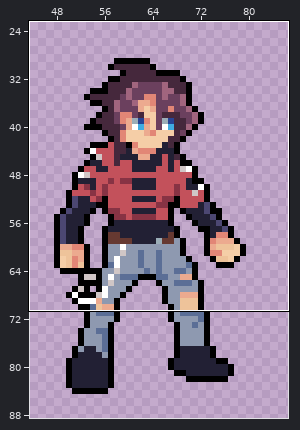
A pixel-art file gets an edit: libs/game-client/assets/units/placeholder.aseprite. The first picture is a wide view before the edit; the outline marks the close-up.
Close-up. Old version:
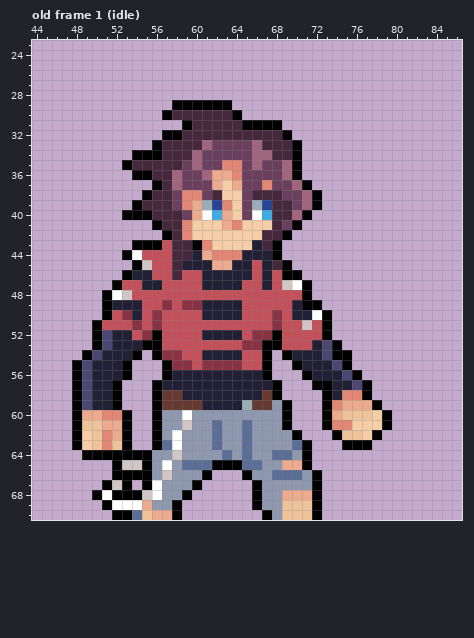
128x128 pixels, 1 frame. Shown: old frame 1 (idle): x 44..86, y 23..70. The wide view leaves out empty margins. The commit also changed other frames or places, which this record leaves out.
Once edited:
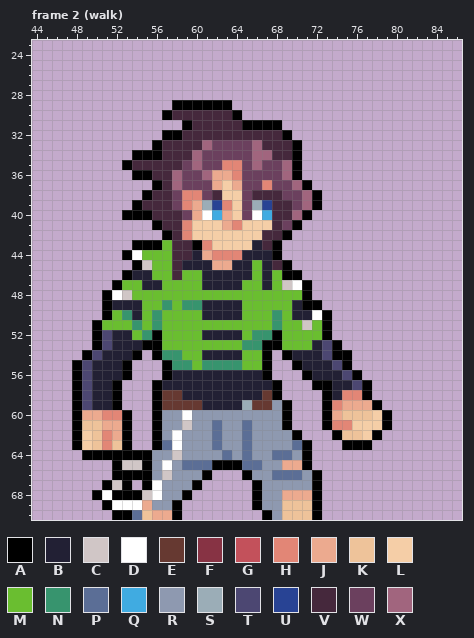
Palette (. is transparent): A #000000  B #222034  C #d0c6c6  D #ffffff  E #663931  F #873344  G #c3515b  H #e28676  J #ecaa8f  K #eec39a  L #f5cea7  M #6abe30  N #37946e  P #5b6e96  Q #40abe1  R #8e99b0  S #9badb7  T #4c4772  U #284394  V #45283c  W #6b405e  X #a1657e
A new or re-ordered frame is compared with the old frame closest to it.
What changed:
frames 1 -> 4
--- frame 2 (walk) is new; against old frame 1 (idle), layer "Layer 1"
@@ x 49..74 @@
 42 ........AVHLLLLLLLVVA.....
-43 .....AAAGVVAHLLLLBVA......
-44 ....ADGGGVVBJHHHBBBA......
-45 .....ACGGVBBBJJBBGBVA.....
-46 ....ABBGGVGGBBBBBGBGAA....
-47 ...AGGBBGGGGBBBBGGBGCDA...
-48 ..ADCGGGGGGGGGGGGGGGGGA...
-49 ..ABBBGGFGFFBBBBGGGGGBAA..
-50 ..AGFBGFGGGGBBBBGGGFGBBDA.
-51 .AGGGFGFGGGGGGGGGGGFGGCGA.
-52 .ATBBGFAGGGGBBBBGFFAGGGGA.
-53 .ATBBBAAGGGGGGGGFFAAGGGBTA
-54 ATBBBA.AFFGGBBBBGGA.ABBBTA
-55 TBBBA...AFFGFFFFGGA..ABBBT
+43 .....AAAMVVAHLLLLBVA......
+44 ....ADMMMVVBJHHHBBBA......
+45 .....ACMMVBBBJJBBMBVA.....
+46 ....ABBMMVMMBBBBBMBMAA....
+47 ...AMMBBMMMMBBBBMMBMCDA...
+48 ..ADCMMMMMMMMMMMMMMMMMA...
+49 ..ABBBMMNMNNBBBBMMMMMBAA..
+50 ..AMNBMNMMMMBBBBMMMNMBBDA.
+51 .AMMMNMNMMMMMMMMMMMNMMCMA.
+52 .ATBBMNAMMMMBBBBMNNAMMMMA.
+53 .ATBBBAAMMMMMMMMNNAAMMMBTA
+54 ATBBBA.ANNMMBBBBMMA.ABBBTA
+55 TBBBA...ANNMNNNNMMA..ABBBT
 56 TBBBA...ABBBBBBBBBA...ABBB
Changed places in both close-ups, as pixel boxes (x1, y1, x2, y2):
changed: (102, 240, 322, 370)
